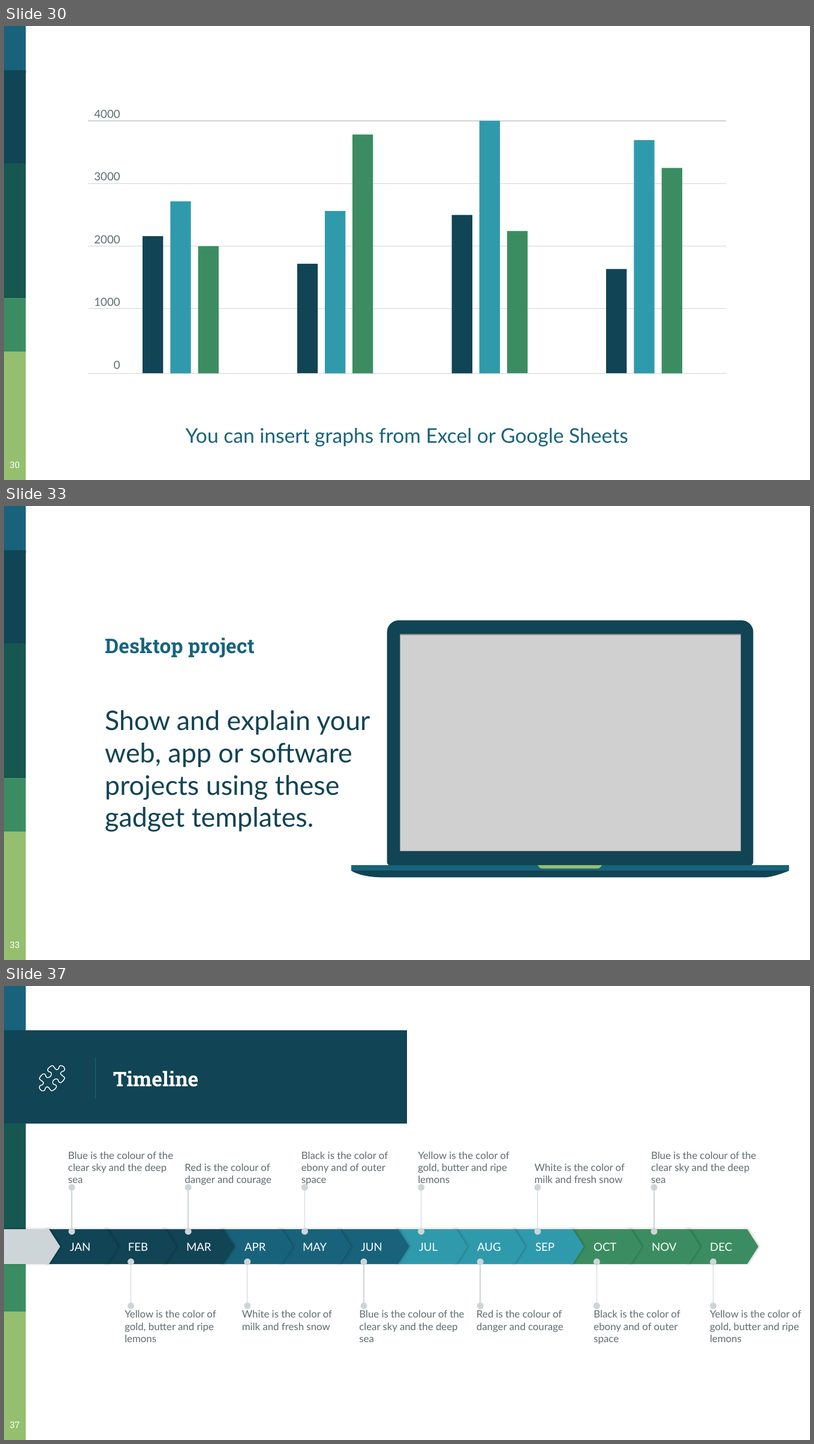
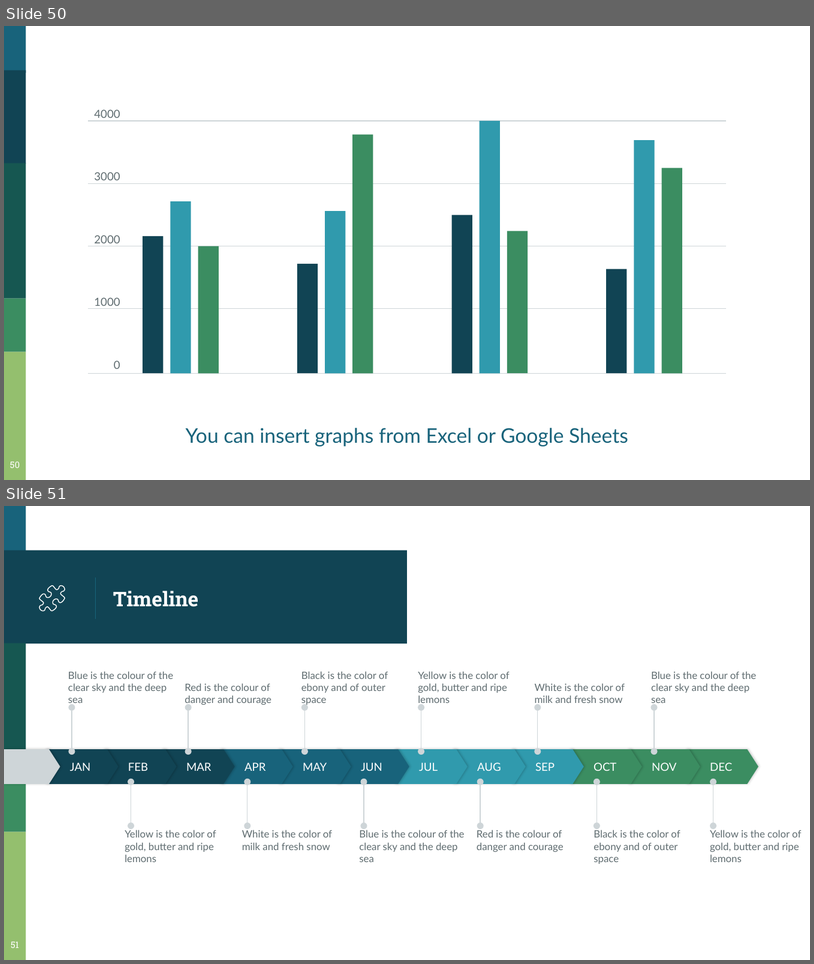
Before and after one commit to asphodelian/Math-760, a slide deck: Presentation/Ch4.6-4.8/M760 Ch4.6-Ch4.8.pptx. Shown one above the other, each under a label of ours: slides 30, 33 and 37 before the commit, slides 50 and 51 after it; the slides between them are not shown. The pictures are 814x1444 and 814x964 pixels, drawn with LibreOffice and Linux fonts; fonts in the diff are those of the drawing; grey boxes stand for pictures. Boxes give left, top, right and bottom in pixels: in the first picture for what was removed or moved away, otherwise in the second. Text is boxed around its words. In the diff, an @@ line names an element or a change of style, - is before the commit and + after.

```diff
--- a/Presentation/Ch4.6-4.8/M760 Ch4.6-Ch4.8.pptx
+++ b/Presentation/Ch4.6-4.8/M760 Ch4.6-Ch4.8.pptx
@@ slide 33 removed at box(4, 506, 810, 960), background #FFFFFF; not listed: 5 template elements that a slide beside it also shows @@
@@ text removed at box(105, 637, 370, 832) @@
-Desktop project
-Show and explain your web, app or software projects using these gadget templates.
@@ picture removed at box(400, 634, 741, 850) @@
@@ group removed at box(351, 621, 790, 877): 4 freeform shapes @@
@@ page number removed at box(10, 941, 20, 948) @@
-33
@@ what was slide 30 is now slide 50 @@
@@ page number at box(10, 461, 20, 468): text changed @@
-30
+50
@@ what was slide 37 is now slide 51 @@
@@ page number at box(11, 941, 19, 948): text changed @@
-37
+51
```
Also in this commit, not shown: 6 slides changed, 30 slides added, 23 other slides removed.
